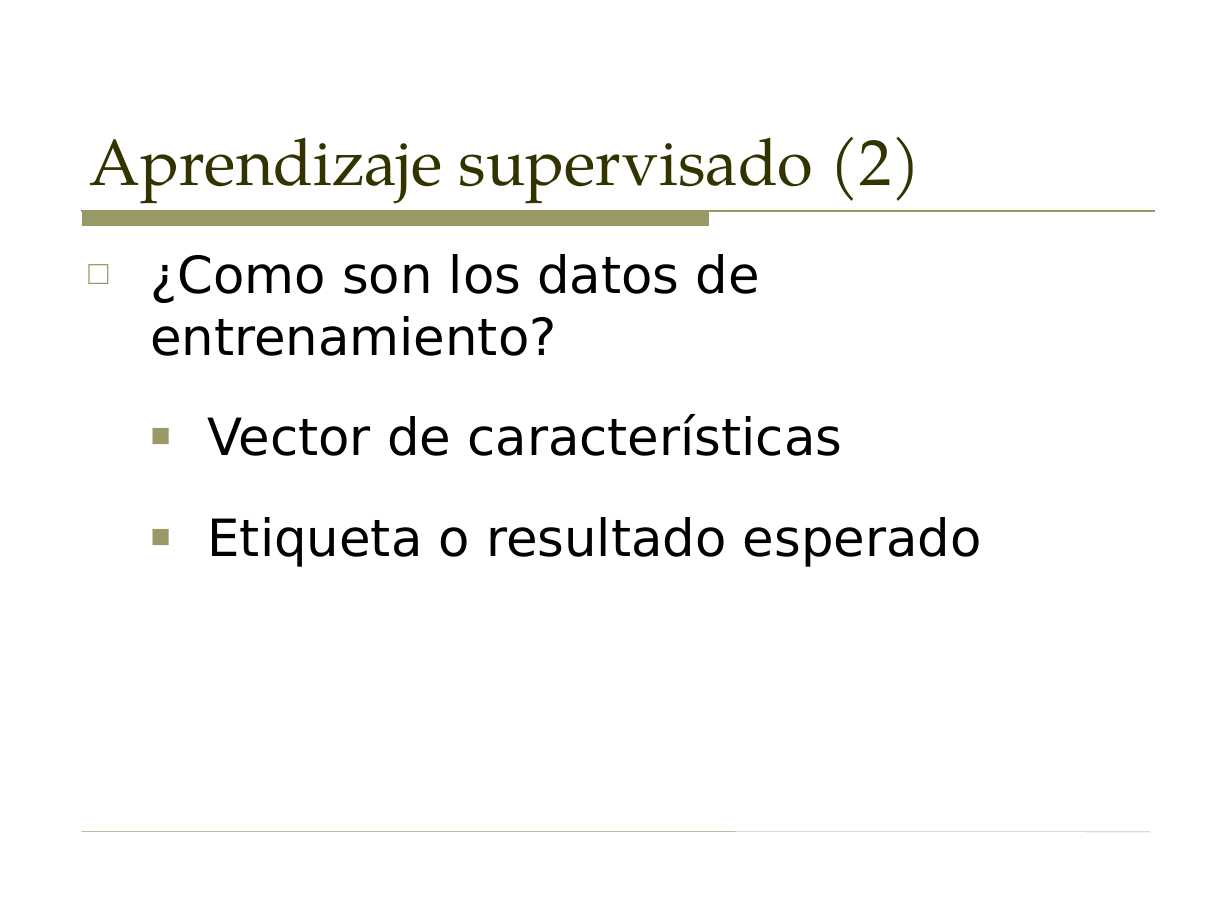
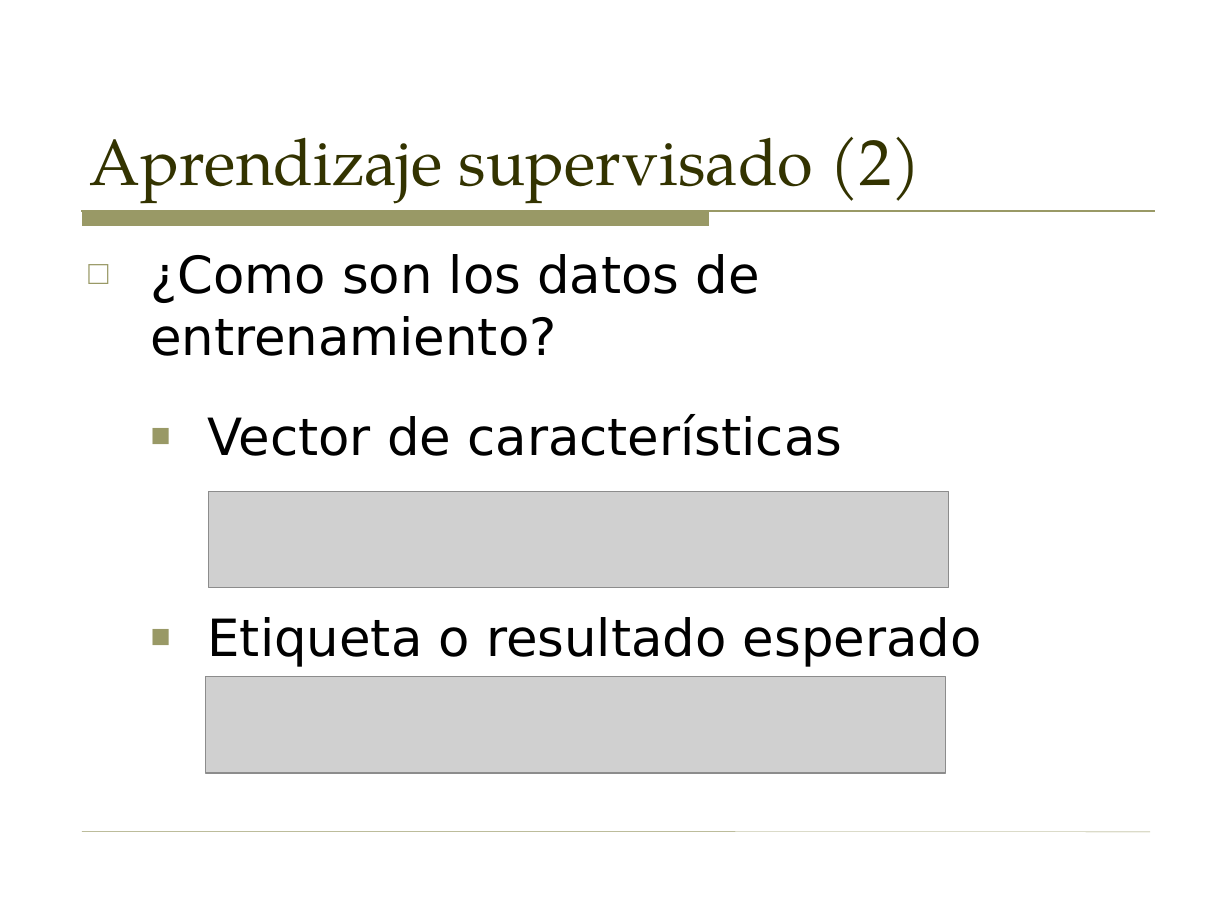
Before and after one commit to sergarb1/TallerAprendizajeAutomaticoPython, a slide deck: slide 15 of Taller - Introduccion al aprendizaje automatico (Supervisado y no supervisado).odp. Drawn at 1232x924 pixels with LibreOffice and Linux fonts; fonts in the diff are those of the drawing; grey boxes stand for pictures. Boxes give left, top, right and bottom in pixels: in the first picture for what was removed or moved away, otherwise in the second. Text is boxed around its words. In the diff, an @@ line names an element or a change of style, - is before the commit and + after.

```diff
--- a/Taller - Introduccion al aprendizaje automatico (Supervisado y no supervisado).odp
+++ b/Taller - Introduccion al aprendizaje automatico (Supervisado y no supervisado).odp
@@ text "¿Como son los datos de ..." rewrapped from <box>150,254,982,566</box> to <box>150,254,982,667</box> @@
@@ picture added at <box>208,492,949,588</box> @@
@@ picture added at <box>206,676,946,772</box> @@
```
Also in this commit, not shown: 7 other slides changed, 2 slides added, 1 other file.
